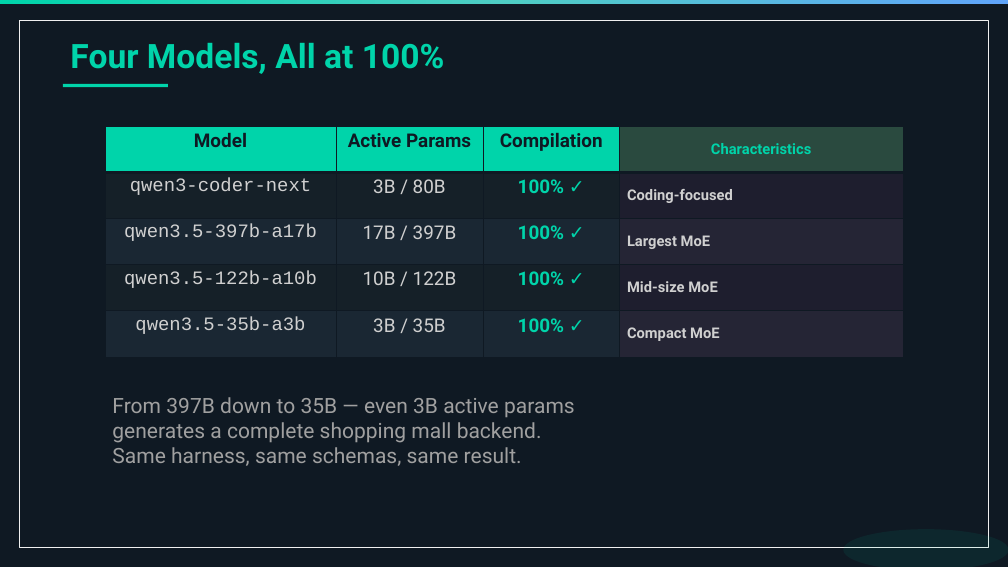
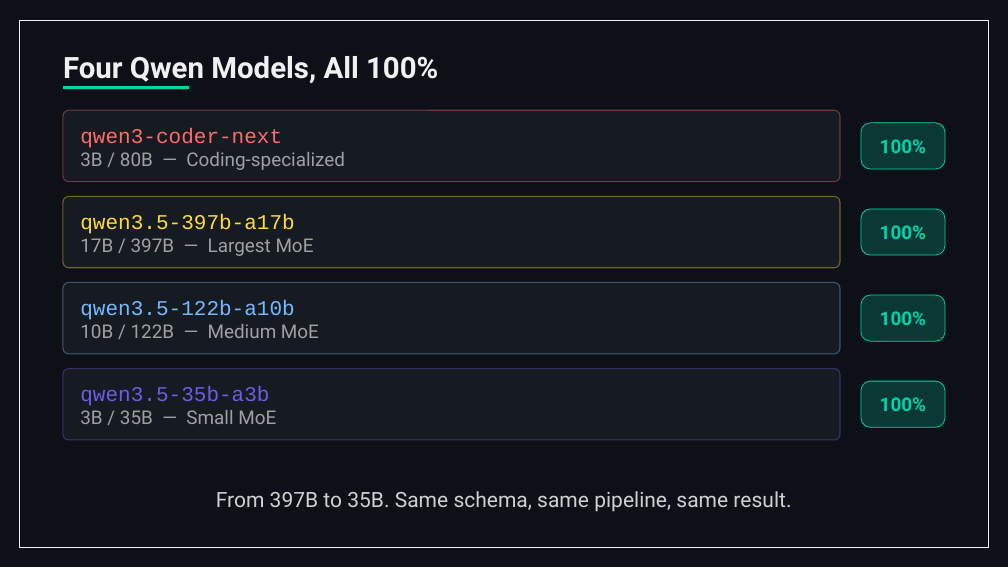
Before and after one commit to wrtnlabs/autobe, a slide deck: slide 17 of website/public/seminars/20260326-qwen-meetup-korea.pptx (slide 19 before the commit). Drawn at 1008x567 pixels with LibreOffice and Linux fonts; fonts in the diff are those of the drawing. Boxes give left, top, right and bottom in pixels: in the first picture for what was removed or moved away, otherwise in the second. Text is boxed around its words. In the diff, an @@ line names an element or a change of style, - is before the commit and + after.

```diff
--- a/website/public/seminars/20260326-qwen-meetup-korea.pptx
+++ b/website/public/seminars/20260326-qwen-meetup-korea.pptx
@@ background #0F1923 to #0D1117 @@
@@ rectangle removed at bbox=[0, 0, 1008, 5] @@
@@ rectangle at bbox=[19, 20, 988, 547]: fill #0F1923 to #0D1117 @@
@@ text at bbox=[63, 56, 438, 83]: text changed; size 32 to 28 pt; text colour #00D4AA to #F0F0F0 @@
-Four Models, All at 100%
+Four Qwen Models, All 100%
@@ text "Four Qwen Models, All 100%" at bbox=[63, 56, 438, 83]: vertical alignment top to bottom @@
@@ rectangle: place and size @@
-rectangle at bbox=[63, 84, 168, 87]
+rectangle at bbox=[63, 86, 189, 89]
@@ rounded rectangle added at bbox=[63, 110, 840, 181], fill #161B22, outline #FF6B6B 1 pt, 18 pt, text #A0A0A0 @@
+qwen3-coder-next
+3B / 80B — Coding-specialized
@@ table removed at bbox=[105, 126, 904, 358], 5 rows, 4 columns @@
-Model | Active Params | Compilation | Characteristics
-qwen3-coder-next | 3B / 80B | 100% ✓ | Coding-focused
-qwen3.5-397b-a17b | 17B / 397B | 100% ✓ | Largest MoE
-qwen3.5-122b-a10b | 10B / 122B | 100% ✓ | Mid-size MoE
-qwen3.5-35b-a3b | 3B / 35B | 100% ✓ | Compact MoE
@@ rounded rectangle added at bbox=[861, 123, 945, 169], fill #00D4AA at 20% opacity, outline #00D4AA 0.75 pt, 18 pt, text #00D4AA, bold @@
+100%
@@ rounded rectangle added at bbox=[63, 197, 840, 268], fill #161B22, outline #FFD93D 1 pt, 18 pt, text #A0A0A0 @@
+qwen3.5-397b-a17b
+17B / 397B — Largest MoE
@@ rounded rectangle added at bbox=[861, 209, 945, 255], fill #00D4AA at 20% opacity, outline #00D4AA 0.75 pt, 18 pt, text #00D4AA, bold @@
+100%
@@ rounded rectangle added at bbox=[63, 283, 840, 354], fill #161B22, outline #74B9FF 1 pt, 18 pt, text #A0A0A0 @@
+qwen3.5-122b-a10b
+10B / 122B — Medium MoE
@@ rounded rectangle added at bbox=[861, 295, 945, 341], fill #00D4AA at 20% opacity, outline #00D4AA 0.75 pt, 18 pt, text #00D4AA, bold @@
+100%
@@ rounded rectangle added at bbox=[63, 369, 840, 440], fill #161B22, outline #6C5CE7 1 pt, 20 pt, text #6C5CE7 @@
+qwen3.5-35b-a3b
+3B / 35B — Small MoE
@@ rounded rectangle added at bbox=[861, 381, 945, 427], fill #00D4AA at 20% opacity, outline #00D4AA 0.75 pt, 18 pt, text #00D4AA, bold @@
+100%
@@ text "From 397B to 35B. Same ..." at bbox=[216, 491, 791, 512]: vertical alignment top to middle @@
@@ text at bbox=[216, 491, 791, 512]: text changed; text colour #A0A0A0 to #D0D0D0 @@
-From 397B down to 35B — even 3B active params
-generates a complete shopping mall backend.
-Same harness, same schemas, same result.
+From 397B to 35B. Same schema, same pipeline, same result.
@@ ellipse removed at bbox=[843, 529, 1008, 567] @@
```
Also in this commit, not shown: 35 other slides changed, 26 slides added, 35 slides removed, 2 other files.
